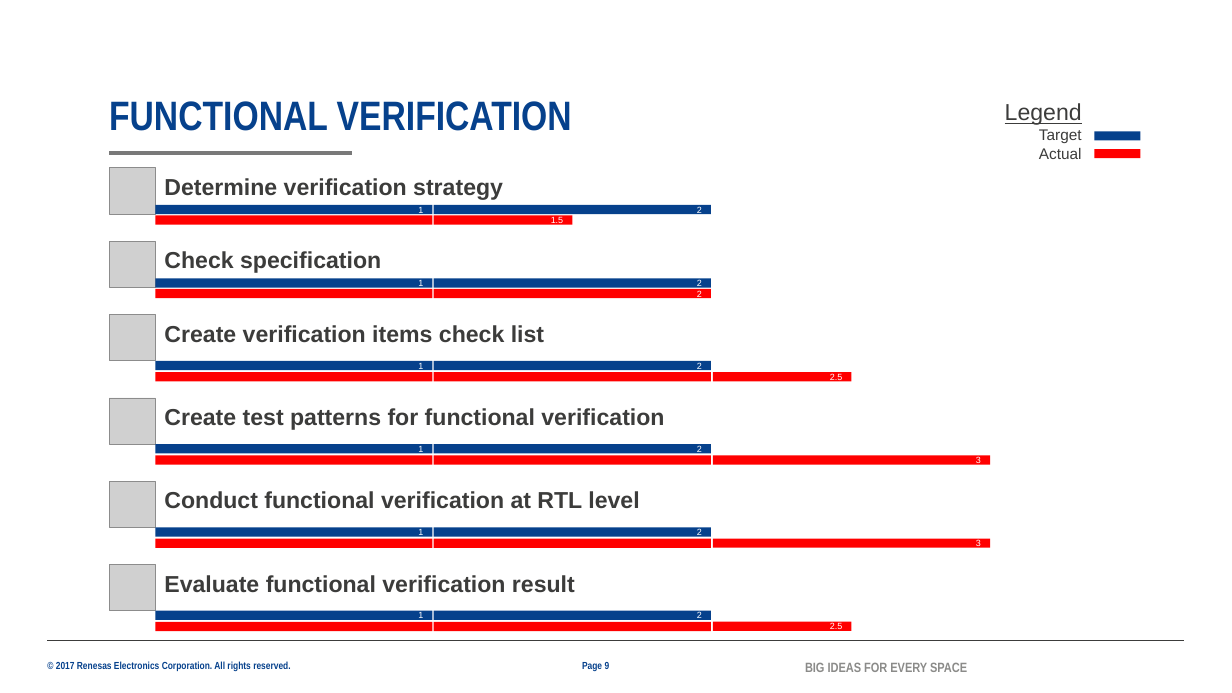
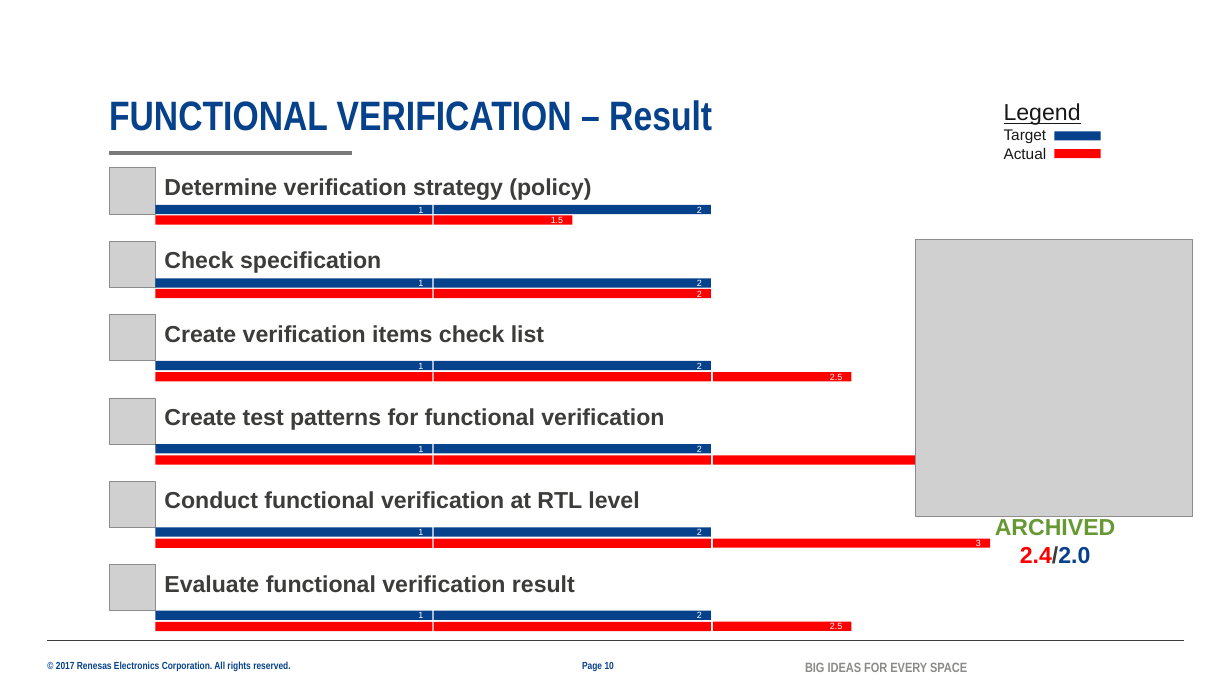
Before and after one commit to lesyhau/bridge, a slide deck: slide 10 of mms.pptx (slide 9 before the commit). Drawn at 1232x693 pixels with LibreOffice and Linux fonts; fonts in the diff are those of the drawing; grey boxes stand for pictures; background and template pictures are left out. Boxes give left, top, right and bottom in pixels: in the first picture for what was removed or moved away, otherwise in the second. Text is boxed around its words. In the diff, an @@ line names an element or a change of style, - is before the commit and + after.

```diff
--- a/mms.pptx
+++ b/mms.pptx
@@ title at [109,100,712,131]: text changed @@
-FUNCTIONAL VERIFICATION
+FUNCTIONAL VERIFICATION – Result
@@ text "Legend" at [1004,103,1081,159]: text colour #3C3C3B to #181818; alignment right to left @@
@@ rectangle: place and size @@
-rectangle at [1094,131,1141,140]
+rectangle at [1055,131,1101,140]
@@ rectangle: place and size @@
-rectangle at [1094,149,1141,158]
+rectangle at [1055,149,1101,158]
@@ text at [164,178,591,200]: text changed @@
-Determine verification strategy
+Determine verification strategy (policy)
@@ picture added at [916,239,1193,517] @@
@@ text added at [995,519,1116,564], 18 pt, text #669933, bold @@
+ARCHIVED
+2.4/2.0
@@ page number at [582,662,614,671]: text changed @@
-Page 9
+Page 10
```
Also in this commit, not shown: 4 other slides changed, 1 slide added, 1 other file.
